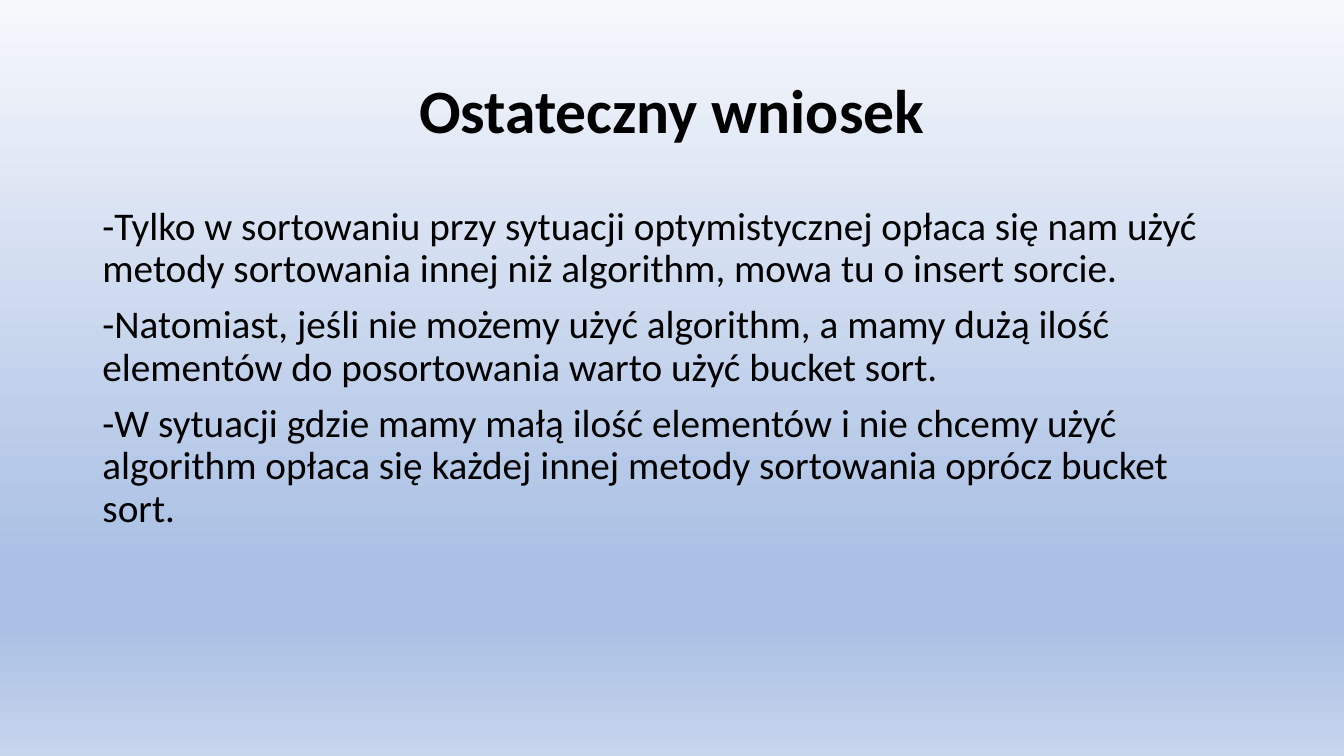
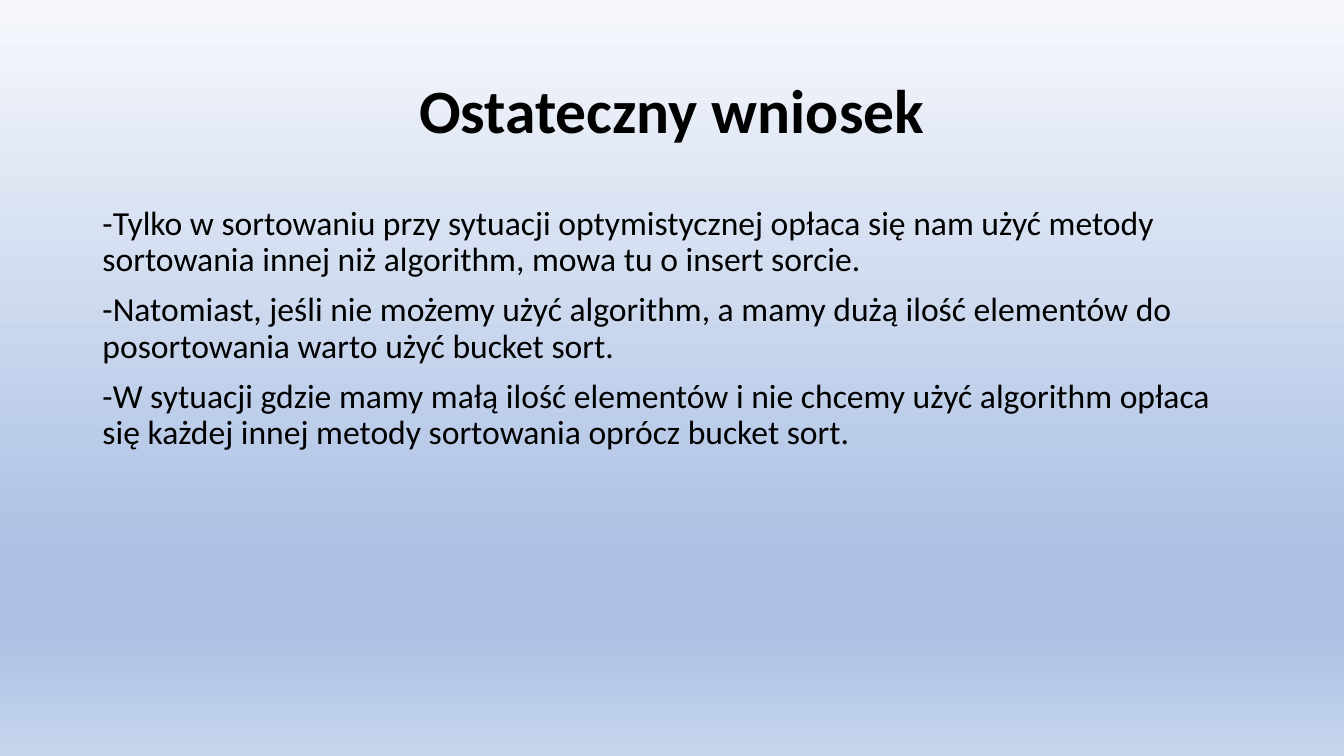
Before and after one commit to Binio77/Nowy-folder, a slide deck: slide 19 of Sposoby Sortowania.pptx (slide 12 before the commit). Drawn at 1344x756 pixels with LibreOffice and Linux fonts; fonts in the diff are those of the drawing. Boxes give left, top, right and bottom in pixels: in the first picture for what was removed or moved away, otherwise in the second. Text is boxed around its words. In the diff, an @@ line names an element or a change of style, - is before the commit and + after.

```diff
--- a/Sposoby Sortowania.pptx
+++ b/Sposoby Sortowania.pptx
@@ text "-Tylko w sortowaniu przy sytuacji ..." at box(102, 211, 1210, 450): size 28 to 24 pt @@
```
Also in this commit, not shown: 10 other slides changed, 7 slides added.
